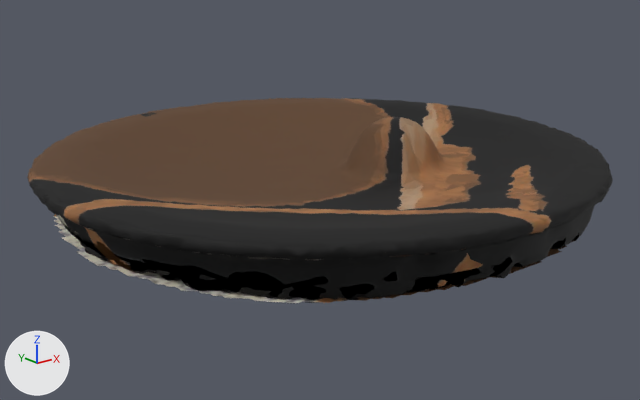
Two versions of the glTF model ios/UITests/Fixtures/Sessions/2026-11-18T12-30-00Z/results/model.glb, one commit apart.
One viewpoint serves both versions: a 50 mm lens placed at (-0.235, -0.293, 0.116), pointed at (-0.003, -0.004, 0.0). Every picture has the same lights, and +X, +Y and +Z are marked at lower left. The older version comes first. Vertices at exactly the same position are counted once.

In view in the first picture: 'dish'.
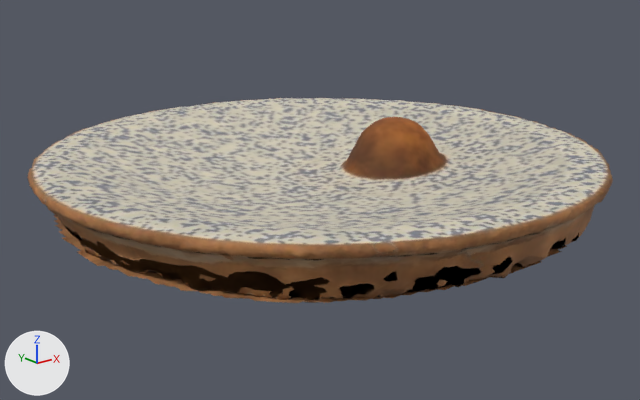
Boxes (x1, y1, x2, y2) around the edits, measured in the pictures (640 x 400 px; the box of a moved part takes in the faces that stretch with it):
part 1 of me_mesh_0, moved or reshaped (mostly hidden)
    before: (56, 205, 581, 290)
    after: (57, 205, 581, 290)
part 2 of me_mesh_0, surface changed (lighter)
    both: (27, 98, 613, 303)

The change in detail:
me_mesh_0 is used by ob_dish; location (0.0, 0.0, 0.0).
me_mesh_0 had 4677 vertices, 8000 faces and spanned x -0.121..0.121, y -0.121..0.121, z -0.002..0.032.
me_mesh_0 now has 4679 vertices, 7999 faces and spans x -0.121..0.121, y -0.121..0.121, z -0.002..0.032.
me_mesh_0 part 1: 19 vertices moved from x -0.113..0.097, y -0.116..0.11, z -0.001..0.016 to x -0.113..0.098, y -0.116..0.11, z -0.001..0.017; 107 vertices removed from x -0.114..0.118, y -0.103..0.11, z -0.001..0.021; 109 vertices added at x -0.115..0.117, y -0.104..0.111, z -0.001..0.021.
me_mesh_0 part 2: 7514 kept faces spanning x -0.121..0.121, y -0.121..0.121, z -0.002..0.032 get new texture (UV) coordinates.
